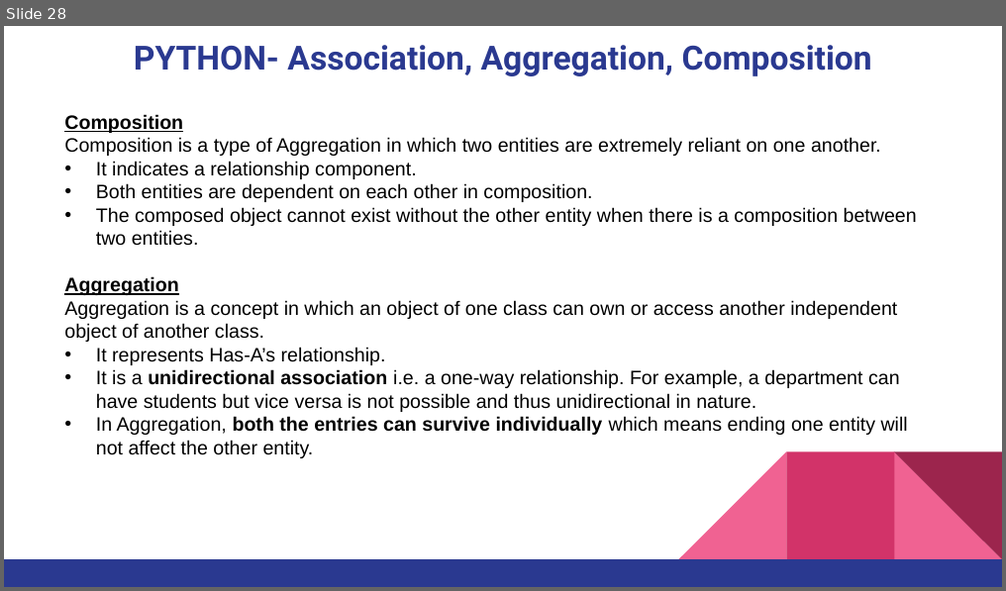
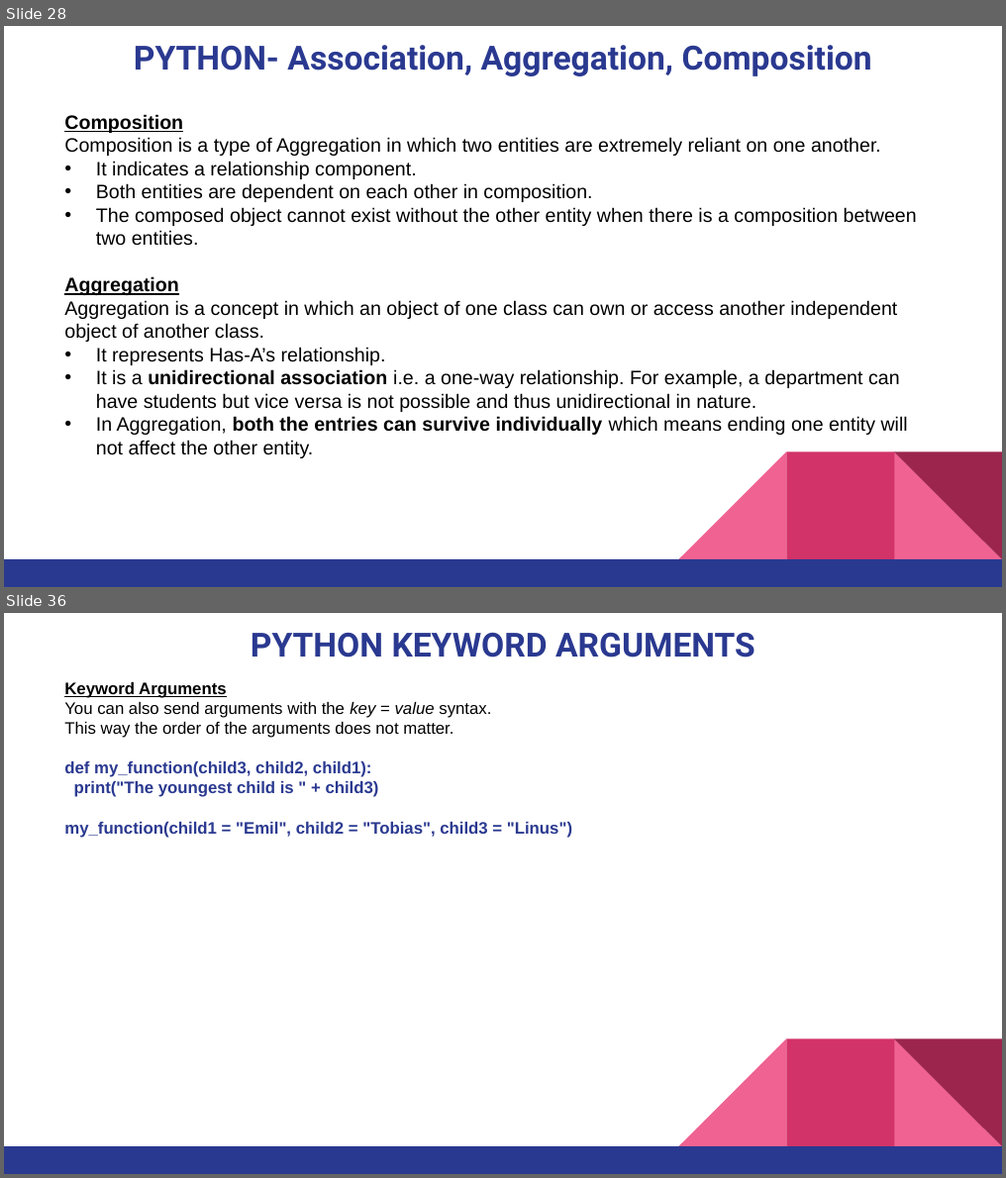
Before and after one commit to pnytrainingrepo/artificial-intelligence, a slide deck: Python-Programming-Week02.pptx. Shown one above the other, each under a label of ours: slide 28 before the commit, slides 28 and 36 after it; the slides between them are not shown. The pictures are 1006x591 and 1006x1178 pixels, drawn with LibreOffice and Linux fonts; fonts in the diff are those of the drawing. Boxes give left, top, right and bottom in pixels: in the first picture for what was removed or moved away, otherwise in the second. Text is boxed around its words. In the diff, an @@ line names an element or a change of style, - is before the commit and + after.

```diff
--- a/Python-Programming-Week02.pptx
+++ b/Python-Programming-Week02.pptx
@@ slide 36 added at (4,613,1002,1174), background #FFFFFF; not listed: 5 template elements that a slide beside it also shows @@
@@ title added at (251,632,755,658), 24 pt, text #2A3990, bold @@
+PYTHON KEYWORD ARGUMENTS
@@ text added at (64,682,572,838), 12 pt, text #2A3990, bold @@
+Keyword Arguments
+You can also send arguments with the key = value syntax.
+This way the order of the arguments does not matter.
+def my_function(child3, child2, child1):
+print("The youngest child is " + child3)
+my_function(child1 = "Emil", child2 = "Tobias", child3 = "Linus")
```
Also in this commit, not shown: 7 other slides added, 3 other files.
